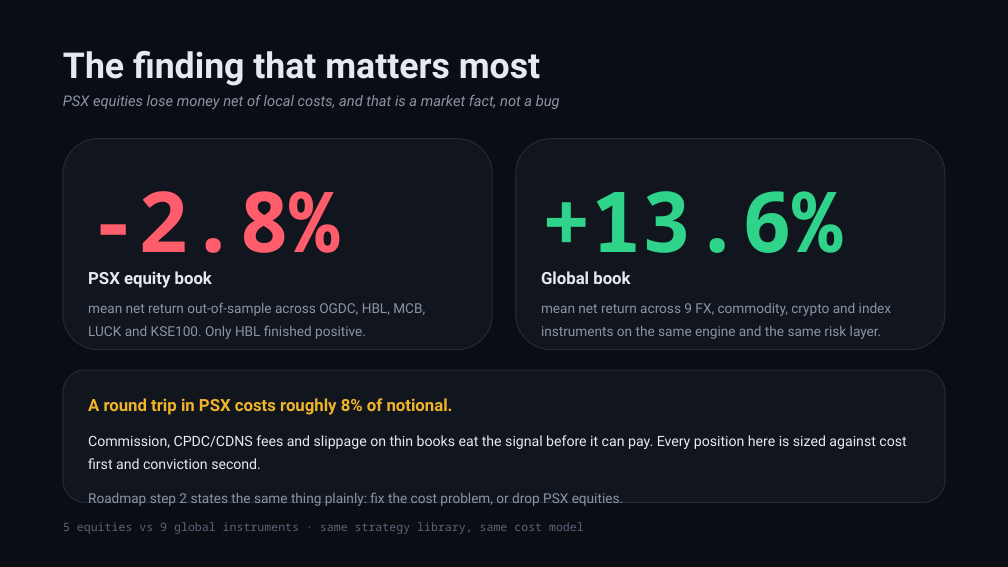
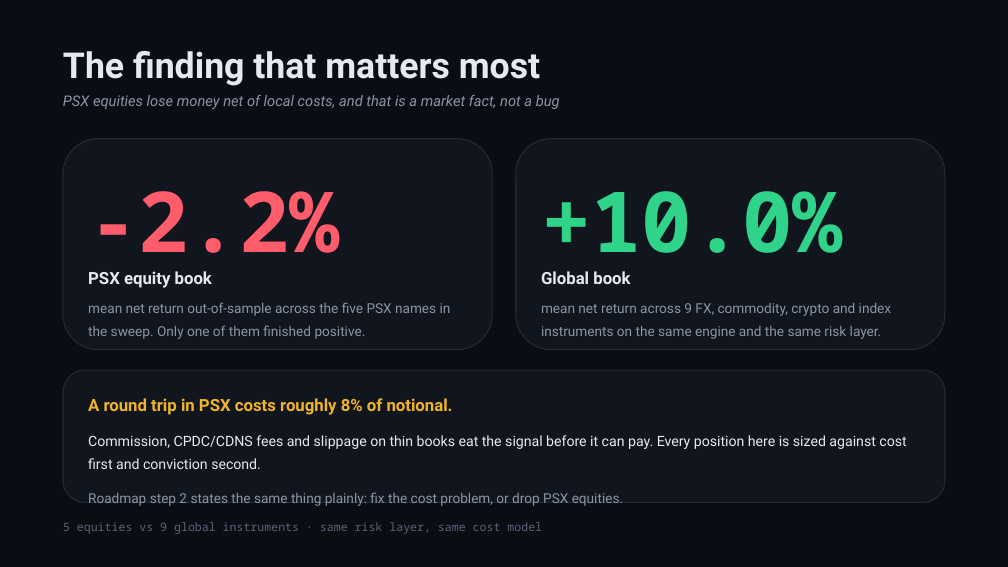
Before and after one commit to zhaider5142009-oss/kairos, a slide deck: slide 5 of docs/investors/KAIROS_Investor_Deck.pptx. Drawn at 1008x567 pixels with LibreOffice and Linux fonts; fonts in the diff are those of the drawing. Boxes give left, top, right and bottom in pixels: in the first picture for what was removed or moved away, otherwise in the second. Text is boxed around its words. In the diff, an @@ line names an element or a change of style, - is before the commit and + after.

Commit message:
A book mean was only checked when the word "mean" sat beside it
"+13.6% across the global book" passed the figure guard for a full refresh
cycle while the regenerated ledger printed +10.0%, because the guard knew
only two shapes: a number followed by "mean", and the ledger's own
"mean net return +13.6%". The venue phrase now names the figure, which
also catches a mean put in the wrong sentence and covers a deck that
prints the number and its book on two lines.

The re-swept evidence moved the published table from 8/14 profitable to
5/14, so the whole pack was rebuilt rather than relabelled: BRENT, NATGAS
and KSE100 became losses, WHEAT rose to +26.8%, and the sweep's method
line now says what the sweep actually is — one blended signal whose
weights come from a 2,592-point grid search, not the 100-strategy library
that votes inside the live engine. The emailed deck was re-patched by
hand: its bars are signed across a moved zero axis, its losses panel lists
all nine, and the "Sharpe 1.68 for OGDC" mis-pairing is gone.

```diff
--- a/docs/investors/KAIROS_Investor_Deck.pptx
+++ b/docs/investors/KAIROS_Investor_Deck.pptx
@@ text at [88,191,340,274]: text changed @@
--2.8%
+-2.2%
@@ text at [541,191,843,274]: text changed @@
-+13.6%
++10.0%
@@ text at [88,302,451,339]: text changed @@
-mean net return out-of-sample across OGDC, HBL, MCB, LUCK and KSE100. Only HBL finished positive.
+mean net return out-of-sample across the five PSX names in the sweep. Only one of them finished positive.
@@ text at [63,522,542,534]: text changed @@
-5 equities vs 9 global instruments · same strategy library, same cost model
+5 equities vs 9 global instruments · same risk layer, same cost model
```
Also in this commit, not shown: 5 other slides changed, 14 other files.
